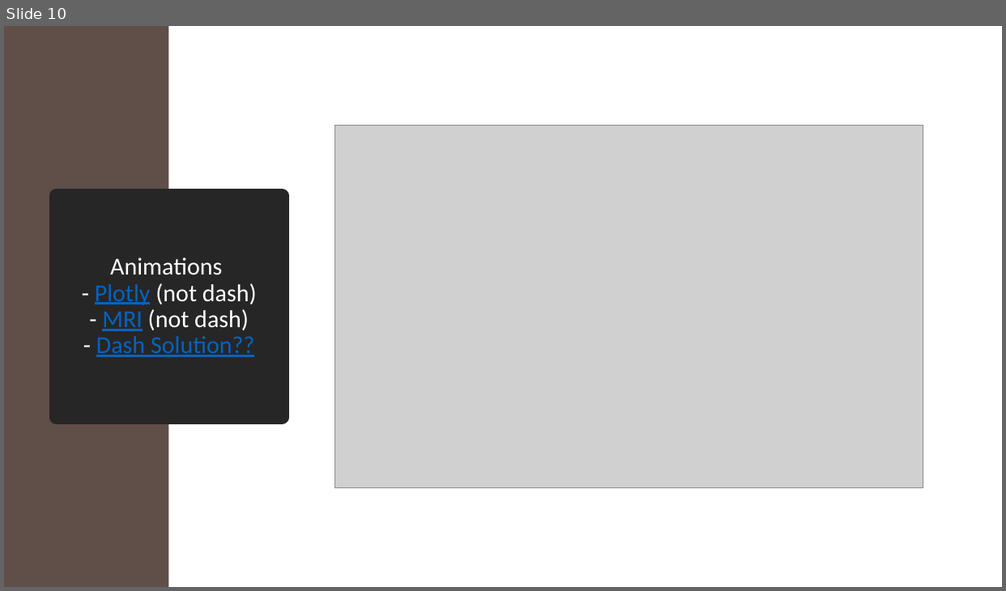
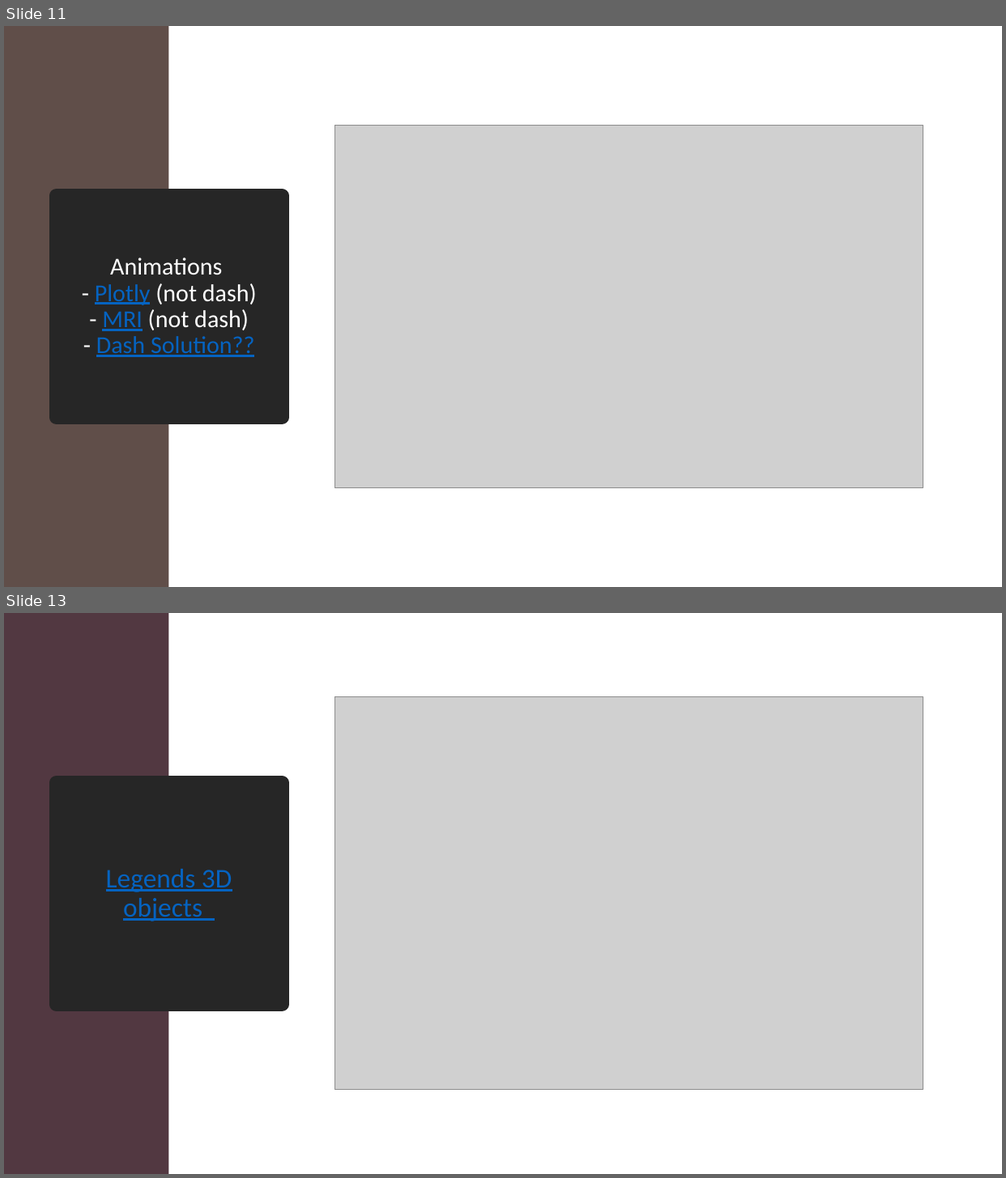
Before and after one commit to 09acp/Dash-Examples, a slide deck: Dash Features.pptx. Shown one above the other, each under a label of ours: slide 10 before the commit, slides 11 and 13 after it; the slides between them are not shown. The pictures are 1006x591 and 1006x1178 pixels, drawn with LibreOffice and Linux fonts; fonts in the diff are those of the drawing; grey boxes stand for pictures. Boxes give left, top, right and bottom in pixels: in the first picture for what was removed or moved away, otherwise in the second. Text is boxed around its words. In the diff, an @@ line names an element or a change of style, - is before the commit and + after.

```diff
--- a/Dash Features.pptx
+++ b/Dash Features.pptx
@@ slide 13 added at (4,613,1002,1174), background #FFFFFF @@
@@ rectangle added at (4,613,168,1174), fill #523841 @@
@@ picture added at (335,697,923,1090) @@
@@ title added at (57,783,282,1004), fill #262626, outline #262626 13.75 pt, 26 pt, text #0563C1, underline @@
+Legends 3D objects
@@ what was slide 10 is now slide 11 @@
```
Also in this commit, not shown: 1 slide changed, 2 other slides added, 2 slides removed, 31 other files.
